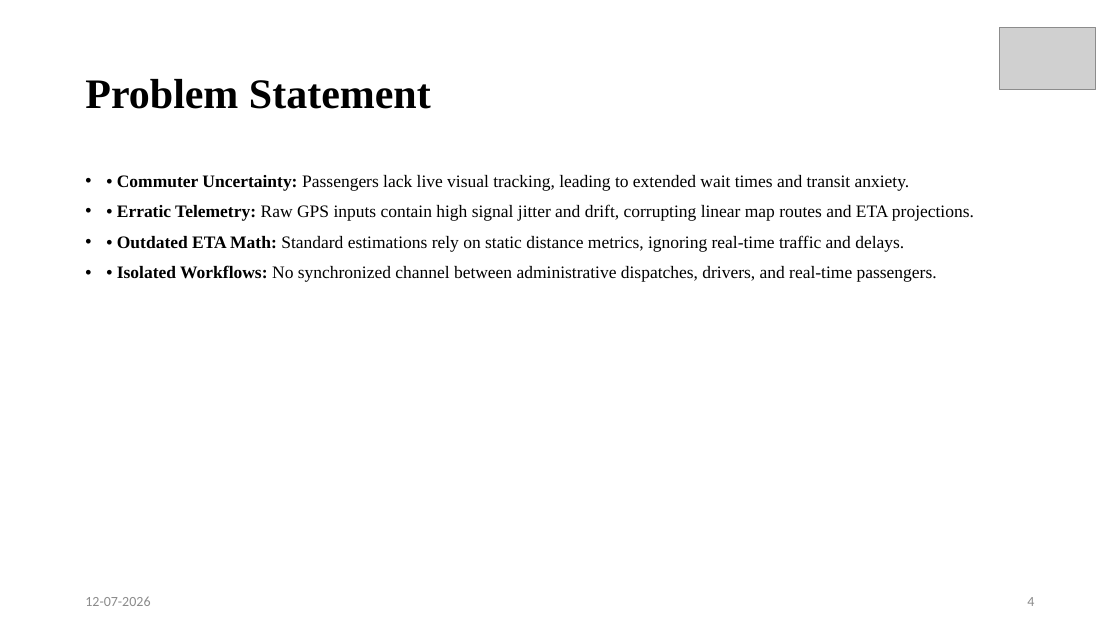
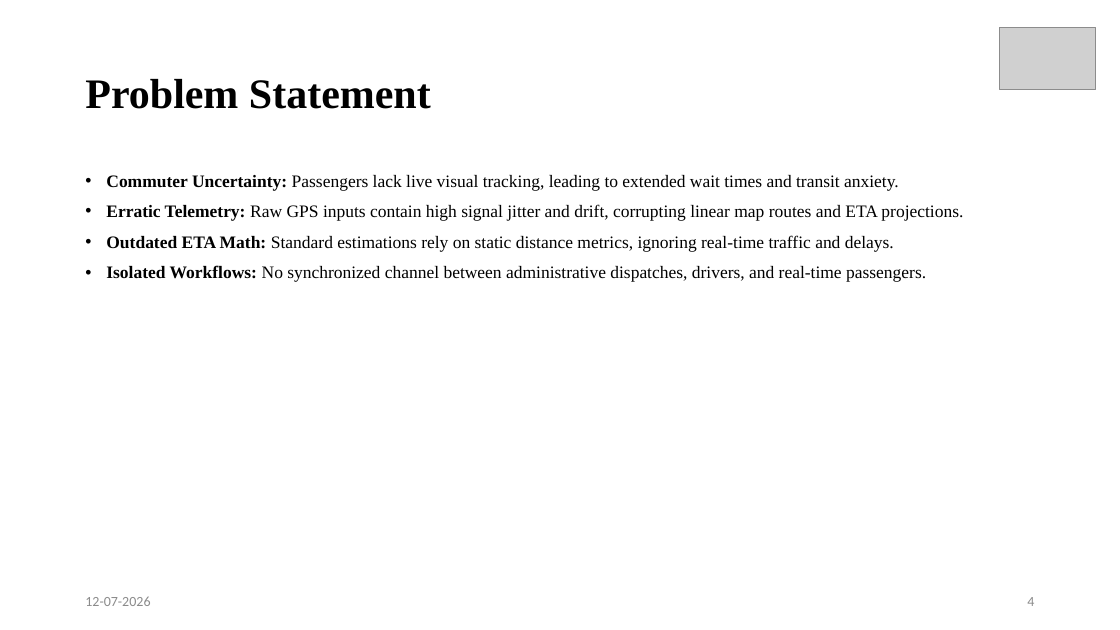
Before and after one commit to rajeshbendi60-maker/TransPulse, a slide deck: slide 4 of ppt/R24_Community_Project_PPT_Template.pptx. Drawn at 1120x630 pixels with LibreOffice and Linux fonts; fonts in the diff are those of the drawing; grey boxes stand for pictures. Boxes give left, top, right and bottom in pixels: in the first picture for what was removed or moved away, otherwise in the second. Text is boxed around its words. In the diff, an @@ line names an element or a change of style, - is before the commit and + after.

Commit message:
Update project files and env configuration

```diff
--- a/ppt/R24_Community_Project_PPT_Template.pptx
+++ b/ppt/R24_Community_Project_PPT_Template.pptx
@@ text at (106, 175, 963, 282): text changed @@
-• • Commuter Uncertainty: Passengers lack live visual tracking, leading to extended wait times and transit anxiety.
-• • Erratic Telemetry: Raw GPS inputs contain high signal jitter and drift, corrupting linear map routes and ETA projections.
-• • Outdated ETA Math: Standard estimations rely on static distance metrics, ignoring real-time traffic and delays.
-• • Isolated Workflows: No synchronized channel between administrative dispatches, drivers, and real-time passengers.
+• Commuter Uncertainty: Passengers lack live visual tracking, leading to extended wait times and transit anxiety.
+• Erratic Telemetry: Raw GPS inputs contain high signal jitter and drift, corrupting linear map routes and ETA projections.
+• Outdated ETA Math: Standard estimations rely on static distance metrics, ignoring real-time traffic and delays.
+• Isolated Workflows: No synchronized channel between administrative dispatches, drivers, and real-time passengers.
```
Also in this commit, not shown: 17 other slides changed, 5 other files.
